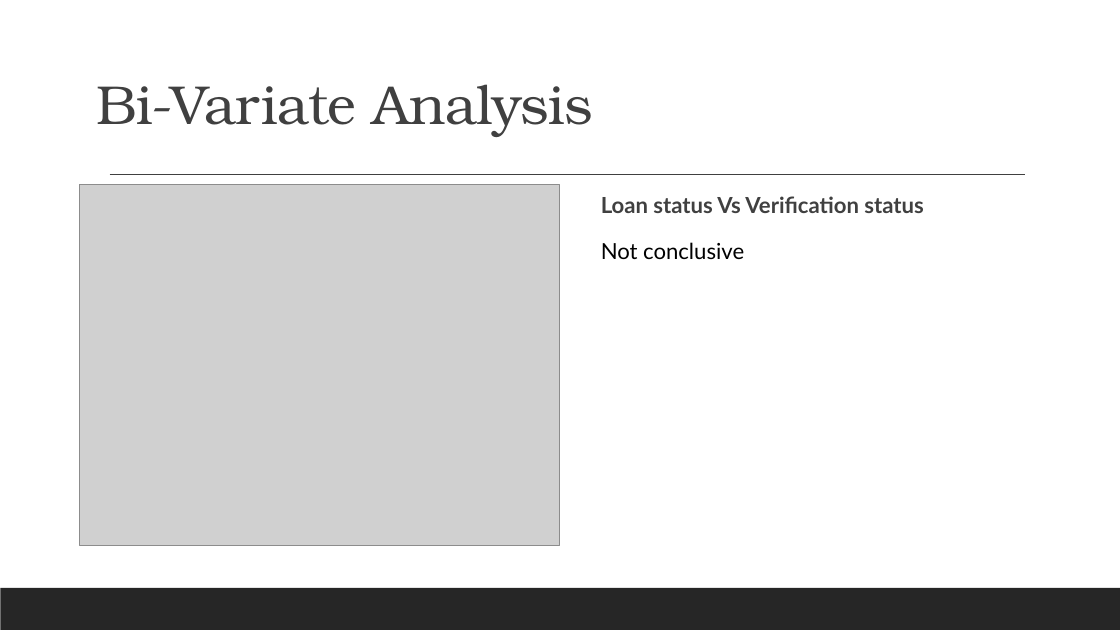
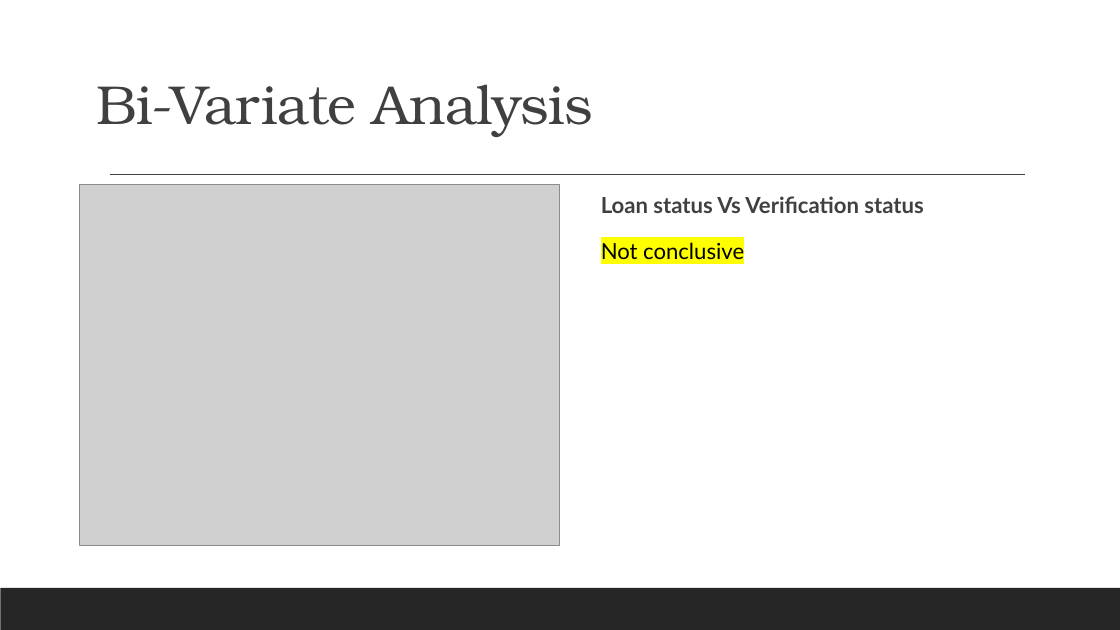
Before and after one commit to shrutich91/LENDING-CLUB-CASE-STUDY, a slide deck: slide 25 of Lending Club Case Study.pptx. Drawn at 1120x630 pixels with LibreOffice and Linux fonts; fonts in the diff are those of the drawing; grey boxes stand for pictures. Boxes give left, top, right and bottom in pixels: in the first picture for what was removed or moved away, otherwise in the second. Text is boxed around its words. In the diff, an @@ line names an element or a change of style, - is before the commit and + after.

Commit message:
Added multi-variate analysis ppt
Added multi-variate analysis ppt and corrected pythn notebook

```diff
--- a/Lending Club Case Study.pptx
+++ b/Lending Club Case Study.pptx
@@ text at bbox=[601, 242, 744, 259]: highlight none to #FFFF00 in "Not conclusive" @@
```
Also in this commit, not shown: 2 other slides changed, 8 slides added, 1 other file.
